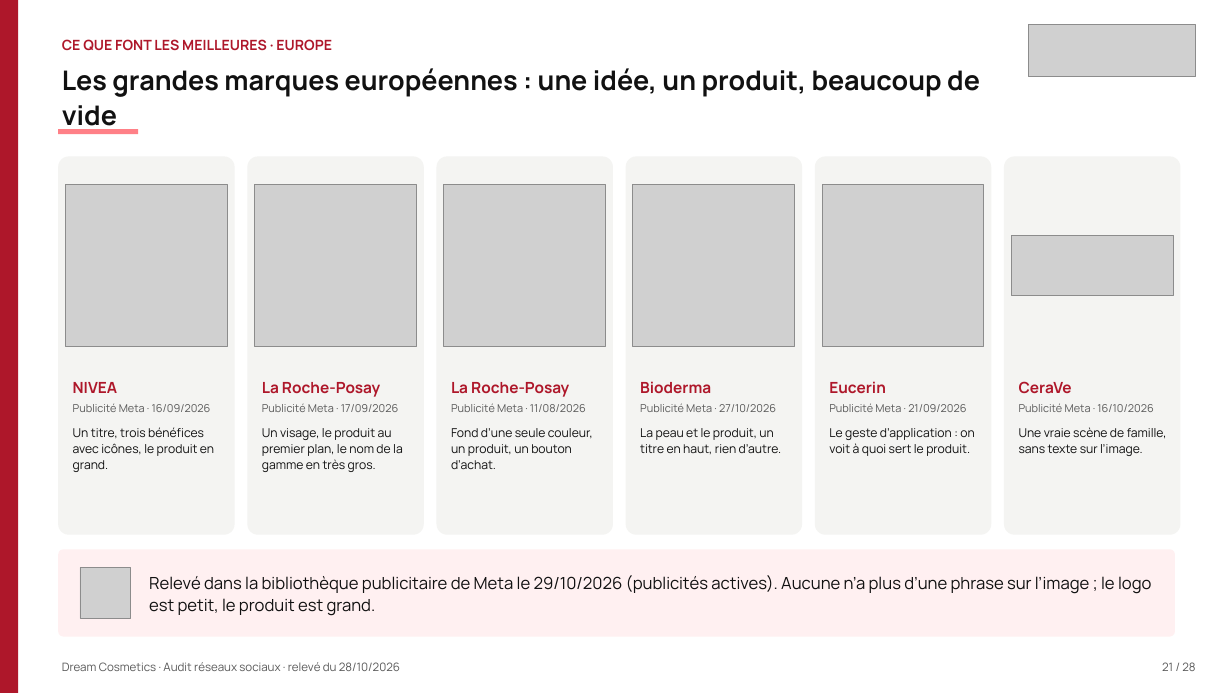
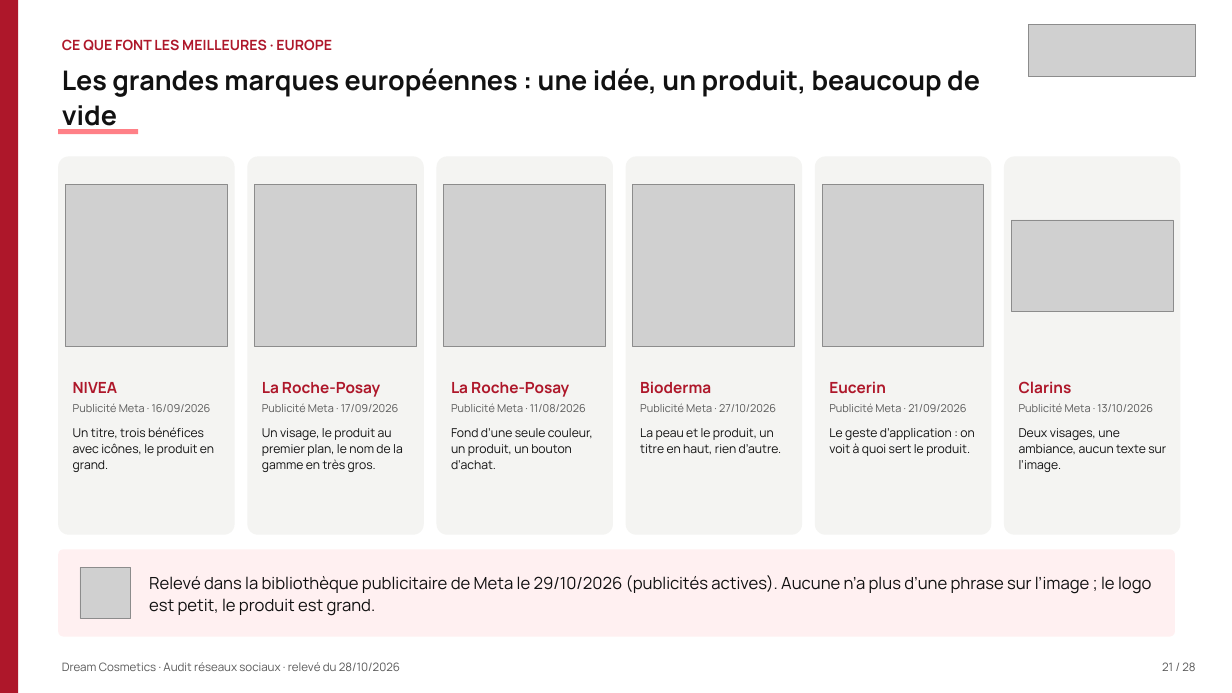
Before and after one commit to leslita06/fatima-unifood-fictif, a slide deck: slide 21 of tmp-tj/261029_dream-cosmetics_audit-reseaux-sociaux_v3.pptx. Drawn at 1232x693 pixels with LibreOffice and Linux fonts; fonts in the diff are those of the drawing; grey boxes stand for pictures. Boxes give left, top, right and bottom in pixels: in the first picture for what was removed or moved away, otherwise in the second. Text is boxed around its words. In the diff, an @@ line names an element or a change of style, - is before the commit and + after.

```diff
--- a/tmp-tj/261029_dream-cosmetics_audit-reseaux-sociaux_v3.pptx
+++ b/tmp-tj/261029_dream-cosmetics_audit-reseaux-sociaux_v3.pptx
@@ picture: place and size @@
-picture at (1011, 236, 1173, 297)
+picture at (1011, 220, 1173, 311)
@@ text at (1019, 381, 1072, 394): text changed @@
-CeraVe
+Clarins
@@ text at (1019, 403, 1153, 412): text changed @@
-Publicité Meta · 16/10/2026
+Publicité Meta · 13/10/2026
@@ text at (1019, 428, 1166, 472): text changed @@
-Une vraie scène de famille, sans texte sur l’image.
+Deux visages, une ambiance, aucun texte sur l’image.
```
Also in this commit, not shown: 2 other slides changed.
